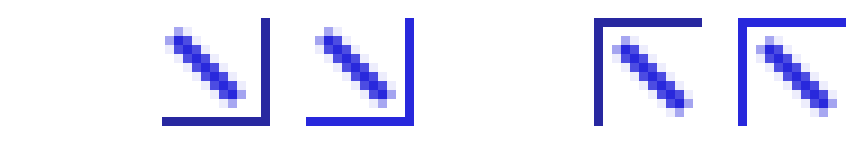
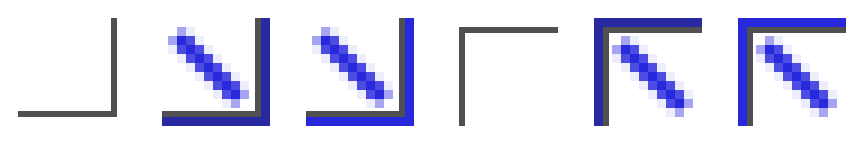
Two versions of the same layered image (864x144). Layer-by-layer changes:
painted on "显示" over (x1=459, y1=27, x2=846, y2=126)
painted on "隐藏" over (x1=18, y1=18, x2=405, y2=117)
